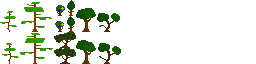
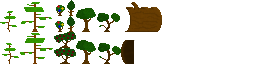
Comparing the layer stacks of the two (256, 64) images. Changes:
added group "EmptyTreeTrunk" with 8 layers over [121, 2, 162, 64]
added layer "Trunk Back" in group "EmptyTreeTrunk" over [121, 40, 135, 64]
added group "EmptyTreeTrunkFront" with 6 layers in group "EmptyTreeTrunk" over [125, 2, 162, 32]
added layer "Stump" in group "EmptyTreeTrunkFront" over [131, 2, 139, 10]
added layer "trunk #10" in group "EmptyTreeTrunkFront" over [125, 7, 162, 32]
